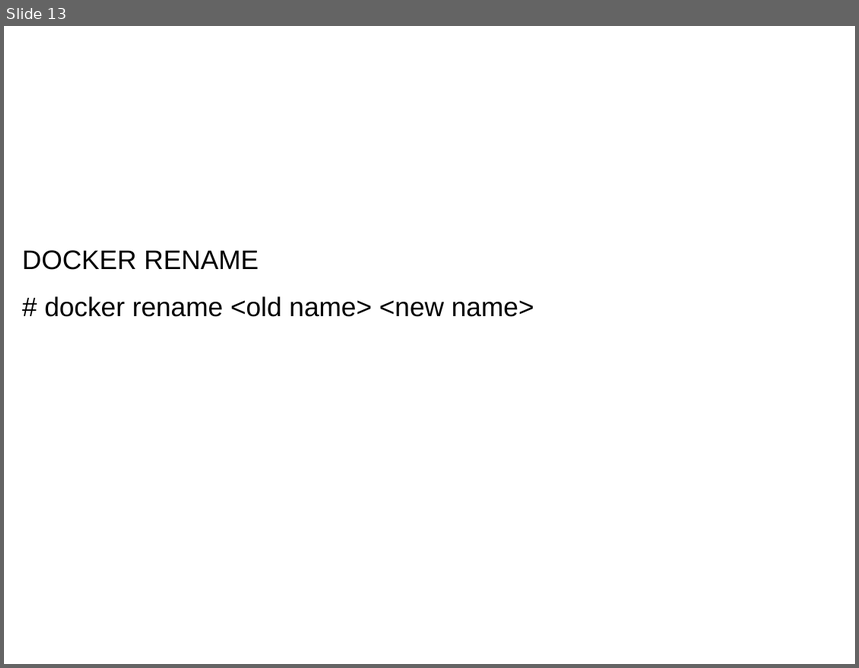
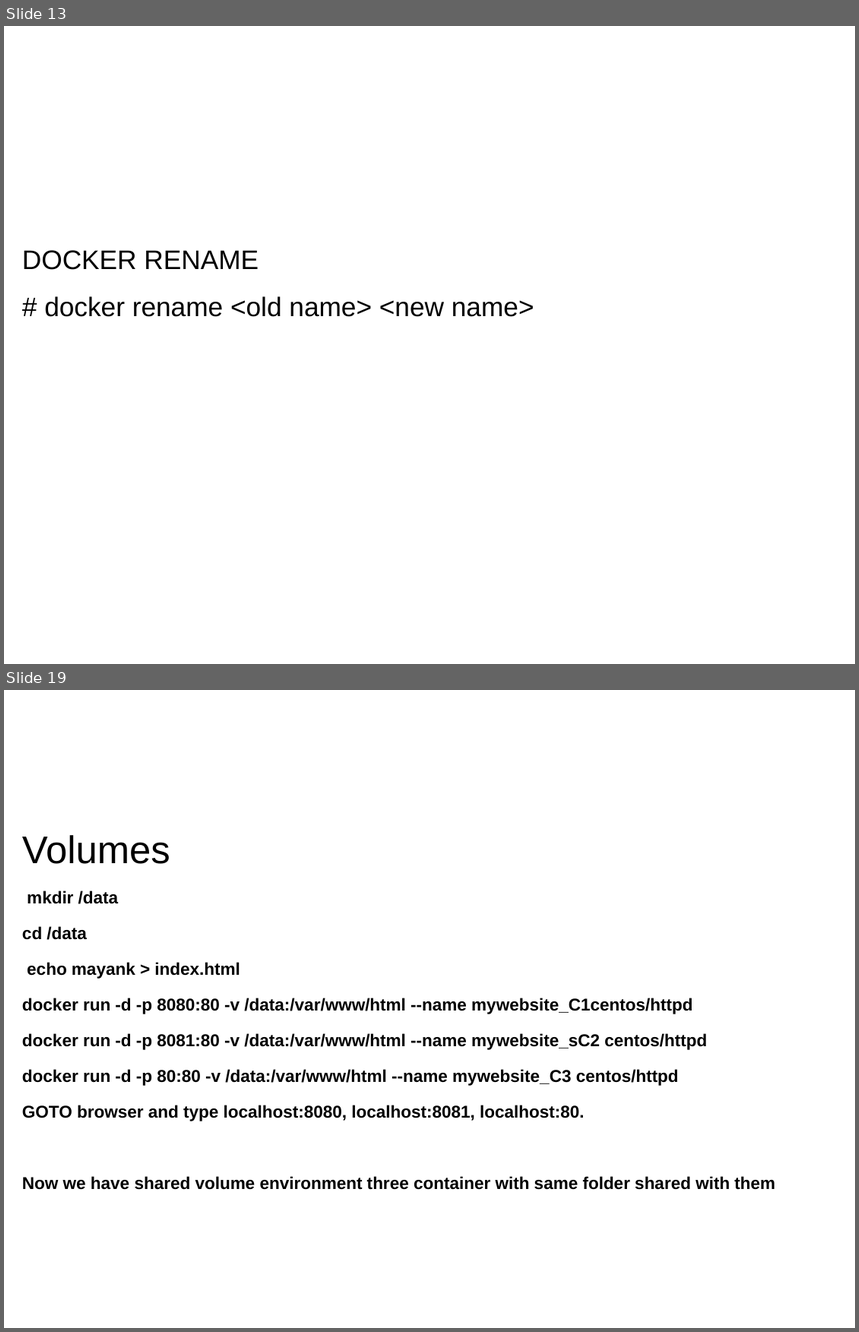
Before and after one commit to hackersdatabase007/mayank, a slide deck: Docker/MY_DOCKERS.pptx. Shown one above the other, each under a label of ours: slide 13 before the commit, slides 13 and 19 after it; the slides between them are not shown. The pictures are 859x668 and 859x1332 pixels, drawn with LibreOffice and Linux fonts; fonts in the diff are those of the drawing. Boxes give left, top, right and bottom in pixels: in the first picture for what was removed or moved away, otherwise in the second. Text is boxed around its words. In the diff, an @@ line names an element or a change of style, - is before the commit and + after.

```diff
--- a/Docker/MY_DOCKERS.pptx
+++ b/Docker/MY_DOCKERS.pptx
@@ slide 19 added at (x1=4, y1=690, x2=855, y2=1328), background #FFFFFF @@
@@ subtitle added at (x1=22, y1=835, x2=775, y2=1190), 16 pt, text #000000, bold @@
+Volumes
+mkdir /data
+cd /data
+echo mayank > index.html
+docker run -d -p 8080:80 -v /data:/var/www/html --name mywebsite_C1centos/httpd
+docker run -d -p 8081:80 -v /data:/var/www/html --name mywebsite_sC2 centos/httpd
+docker run -d -p 80:80 -v /data:/var/www/html --name mywebsite_C3 centos/httpd
+GOTO browser and type localhost:8080, localhost:8081, localhost:80.
+Now we have shared volume environment three container with same folder shared with them
```
Also in this commit, not shown: 7 other slides added, 1 other file.
